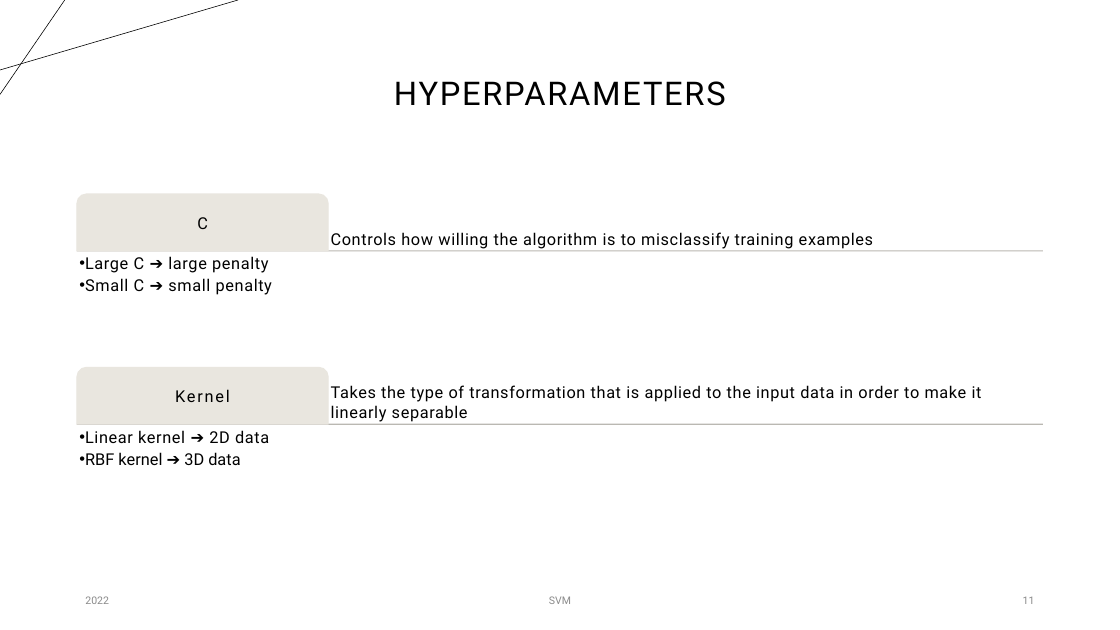
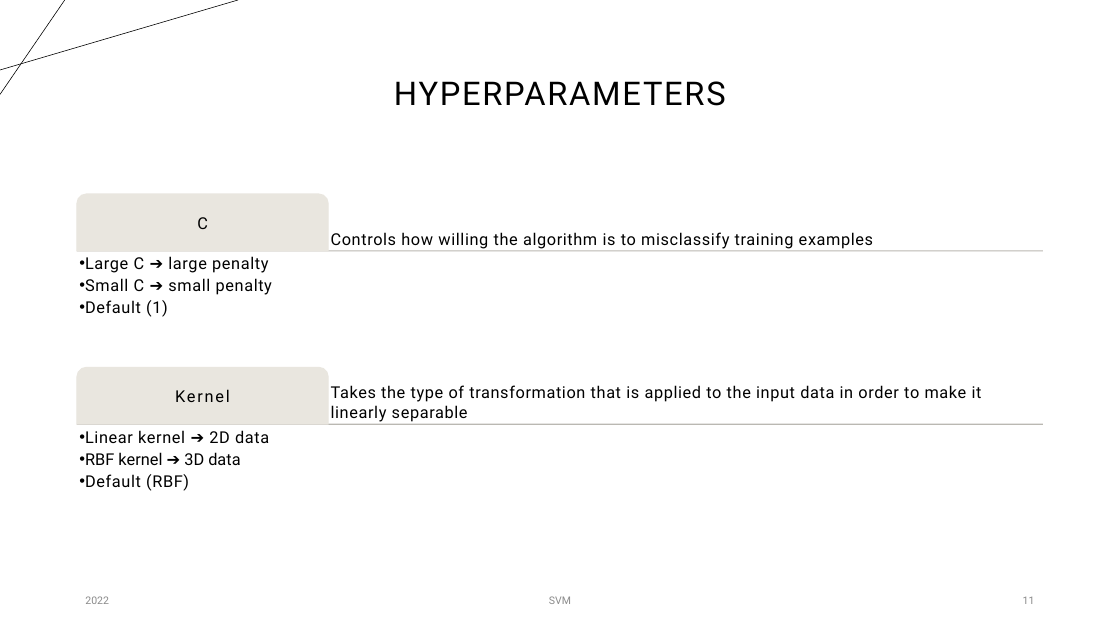
Before and after one commit to Jainlo/lightning_talk_svm, a slide deck: slide 11 of SVM.pptx. Drawn at 1120x630 pixels with LibreOffice and Linux fonts; fonts in the diff are those of the drawing. Boxes give left, top, right and bottom in pixels: in the first picture for what was removed or moved away, otherwise in the second. Text is boxed around its words. In the diff, an @@ line names an element or a change of style, - is before the commit and + after.

```diff
--- a/SVM.pptx
+++ b/SVM.pptx
@@ text at (x1=85, y1=300, x2=168, y2=317): paragraph added @@
+  • Default (1)
@@ text at (x1=85, y1=474, x2=189, y2=491): paragraph added @@
+  • Default (RBF)
```
Also in this commit, not shown: 1 other slide changed.
